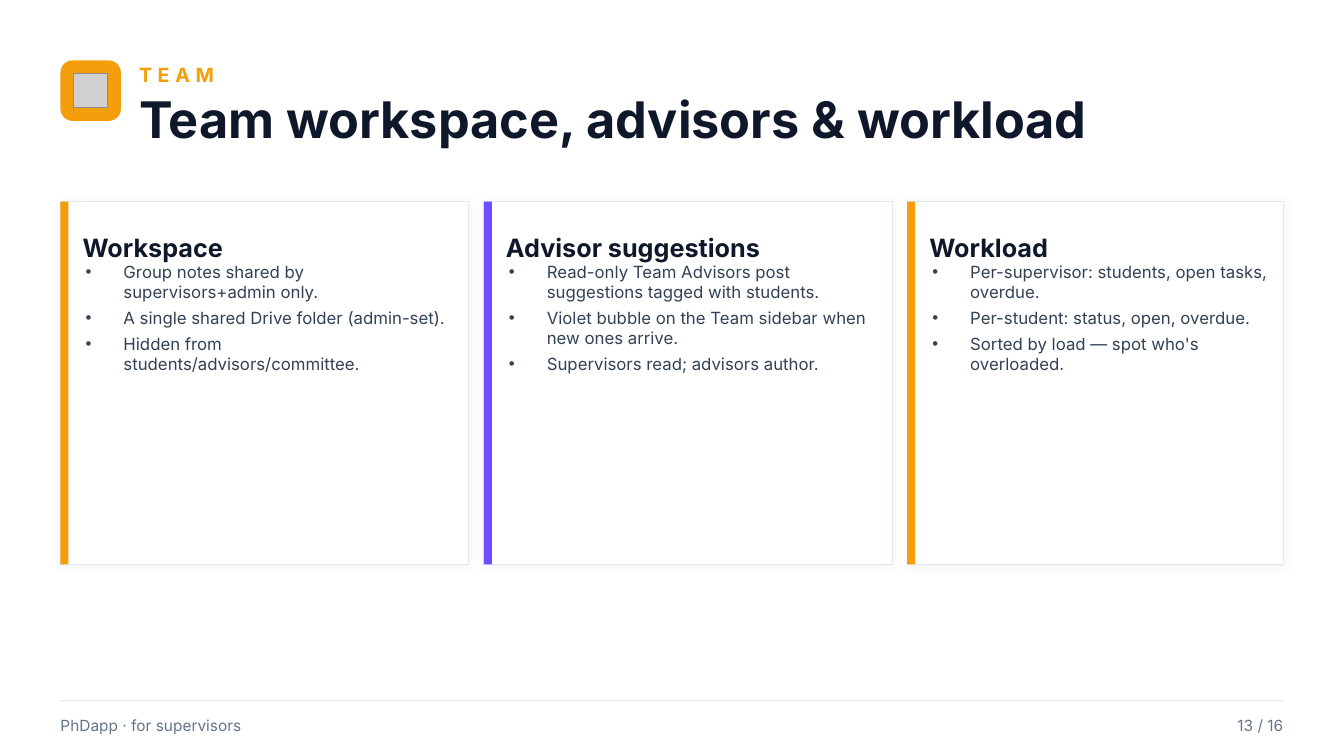
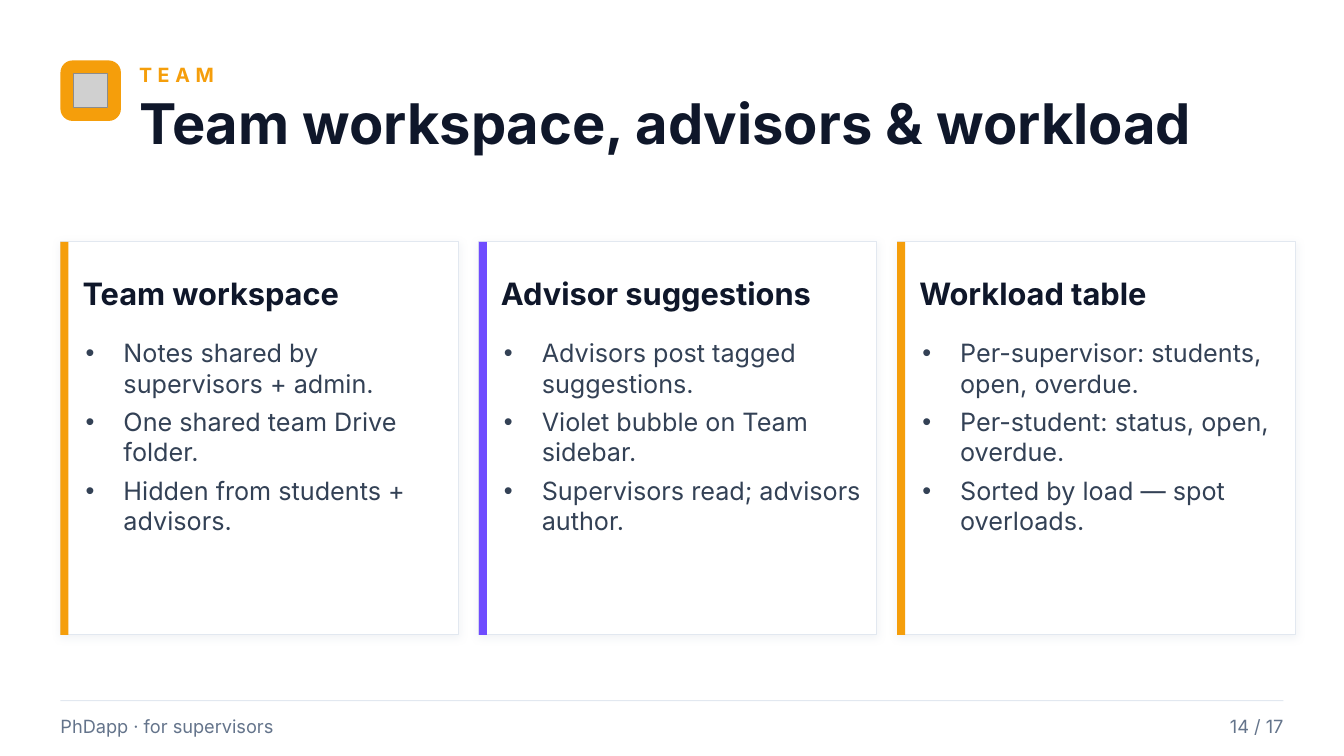
Before and after one commit to rafacastrocsic/phdapp, a slide deck: slide 14 of docs/PhDapp_Supervisor_Overview.pptx (slide 13 before the commit). Drawn at 1344x756 pixels with LibreOffice and Linux fonts; fonts in the diff are those of the drawing; grey boxes stand for pictures. Boxes give left, top, right and bottom in pixels: in the first picture for what was removed or moved away, otherwise in the second. Text is boxed around its words. In the diff, an @@ line names an element or a change of style, - is before the commit and + after.

```diff
--- a/docs/PhDapp_Supervisor_Overview.pptx
+++ b/docs/PhDapp_Supervisor_Overview.pptx
@@ text "Team workspace, advisors & workload" at box(139, 101, 1191, 156): size 36 to 40 pt @@
@@ rectangle: place and size @@
-rectangle at box(60, 202, 469, 565)
+rectangle at box(60, 242, 459, 635)
@@ rectangle: place and size @@
-rectangle at box(60, 202, 69, 565)
+rectangle at box(60, 242, 69, 635)
@@ rectangle: place and size @@
-rectangle at box(484, 202, 892, 565)
+rectangle at box(479, 242, 877, 635)
@@ rectangle: place and size @@
-rectangle at box(484, 202, 492, 565)
+rectangle at box(479, 242, 487, 635)
@@ text "Advisor suggestions": place and size @@
-text "Advisor suggestions" at box(506, 237, 760, 262)
+text "Advisor suggestions" at box(501, 281, 810, 311)
@@ text "Advisor suggestions" at box(501, 281, 810, 311): size 18 to 22 pt @@
@@ rectangle: place and size @@
-rectangle at box(907, 202, 1284, 565)
+rectangle at box(897, 242, 1296, 635)
@@ rectangle: place and size @@
-rectangle at box(907, 202, 915, 565)
+rectangle at box(897, 242, 905, 635)
@@ text at box(83, 282, 339, 311): text changed; size 18 to 22 pt @@
-Workspace
+Team workspace
@@ text at box(919, 282, 1146, 306): text changed; size 18 to 22 pt @@
-Workload
+Workload table
@@ text at box(123, 343, 396, 531): text changed; size 12 to 18 pt @@
-• Group notes shared by supervisors+admin only.
-• A single shared Drive folder (admin-set).
-• Hidden from students/advisors/committee.
+• Notes shared by supervisors + admin.
+• One shared team Drive folder.
+• Hidden from students + advisors.
@@ text "Advisors post tagged suggestions.": place and size @@
-text "Advisors post tagged suggestions." at box(547, 265, 866, 374)
+text "Advisors post tagged suggestions." at box(542, 343, 860, 531)
@@ text at box(542, 343, 807, 462): text changed; size 12 to 18 pt @@
-• Read-only Team Advisors post suggestions tagged with students.
-• Violet bubble on the Team sidebar when new ones arrive.
+• Advisors post tagged suggestions.
+• Violet bubble on Team sidebar.
@@ text "Per-supervisor: students, open, overdue.": place and size @@
-text "Per-supervisor: students, open, overdue." at box(970, 265, 1267, 370)
+text "Per-supervisor: students, open, overdue." at box(960, 343, 1268, 531)
@@ text at box(960, 343, 1261, 398): text changed; size 12 to 18 pt @@
-• Per-supervisor: students, open tasks, overdue.
+• Per-supervisor: students, open, overdue.
@@ text at box(960, 412, 1268, 462): size 12 to 18 pt in "Per-student: status, open, overdue."; more space between paragraphs @@
@@ text at box(542, 481, 860, 531): size 12 to 18 pt in "Supervisors read; advisors author."; more space between paragraphs @@
@@ text at box(960, 481, 1225, 531): text changed; size 12 to 18 pt @@
-• Sorted by load — spot who's overloaded.
+• Sorted by load — spot overloads.
@@ text "PhDapp · for supervisors" at box(60, 719, 274, 737): size 11 to 13 pt @@
@@ text at box(1230, 720, 1284, 733): text changed; size 11 to 13 pt @@
-13 / 16
+14 / 17
```
Also in this commit, not shown: 15 other slides changed, 1 slide added, 3 other files.
